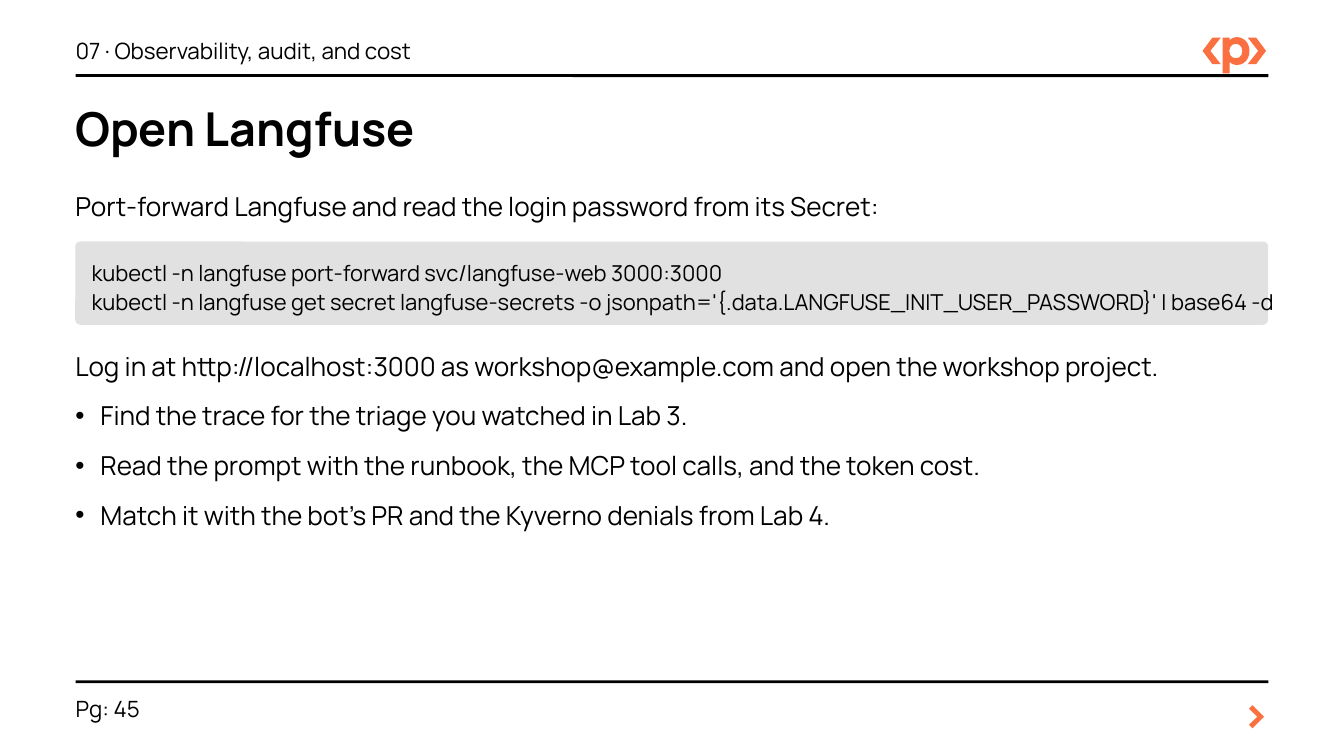
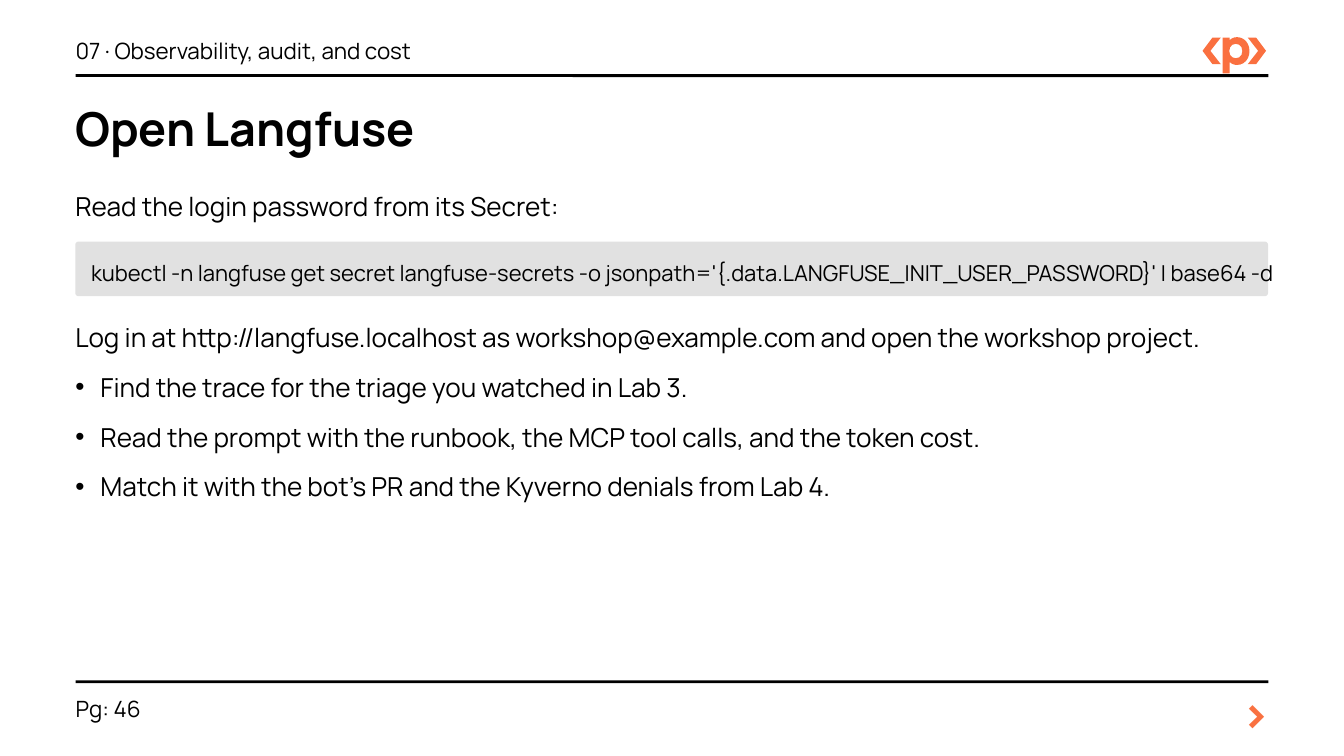
Before and after one commit to focuslight-nr/agentic-idp-packt, a slide deck: slide 46 of slides/agentic-idp-workshop.pptx (slide 45 before the commit). Drawn at 1344x756 pixels with LibreOffice and Linux fonts; fonts in the diff are those of the drawing. Boxes give left, top, right and bottom in pixels: in the first picture for what was removed or moved away, otherwise in the second. Text is boxed around its words. In the diff, an @@ line names an element or a change of style, - is before the commit and + after.

```diff
--- a/slides/agentic-idp-workshop.pptx
+++ b/slides/agentic-idp-workshop.pptx
@@ text at [75, 196, 558, 223]: text changed @@
-Port-forward Langfuse and read the login password from its Secret:
+Read the login password from its Secret:
@@ rounded rectangle "kubectl -n langfuse get secret ...": place and size @@
-rounded rectangle "kubectl -n langfuse get secret ..." at [75, 241, 1268, 325]
+rounded rectangle "kubectl -n langfuse get secret ..." at [75, 241, 1268, 296]
@@ text in rounded rectangle at [92, 265, 722, 287]: paragraph removed @@
-kubectl -n langfuse port-forward svc/langfuse-web 3000:3000
@@ text at [75, 327, 1199, 354]: text changed @@
-Log in at http://localhost:3000 as workshop@example.com and open the workshop project.
+Log in at http://langfuse.localhost as workshop@example.com and open the workshop project.
@@ text "Log in at http://langfuse.localhost as ...": place and size @@
-text "Log in at http://langfuse.localhost as ..." at [75, 356, 1158, 532]
+text "Log in at http://langfuse.localhost as ..." at [75, 327, 1199, 503]
@@ text at [76, 700, 141, 723]: text changed @@
-Pg: 45
+Pg: 46
```
Also in this commit, not shown: 33 other slides changed, 1 slide added, 1 other file.
